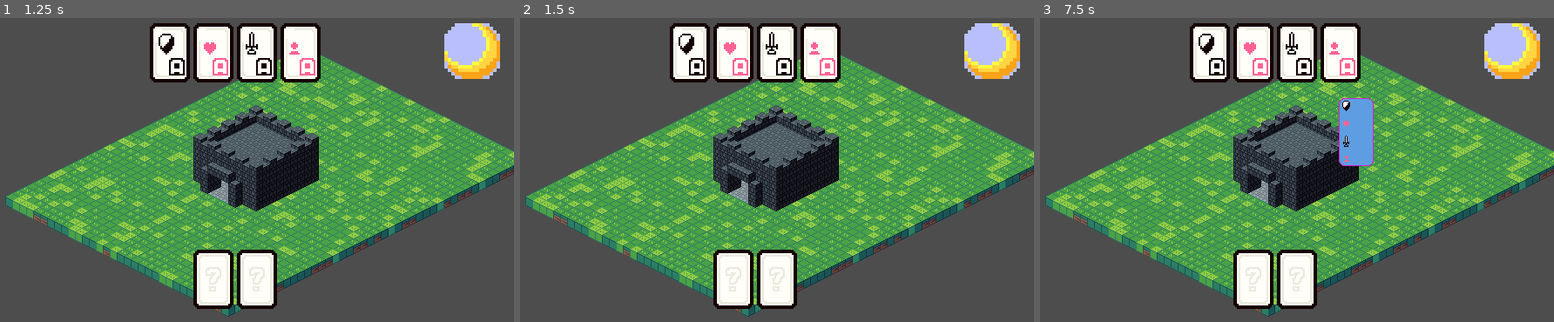
Above: before the commit, frames 1-3 (left to right).
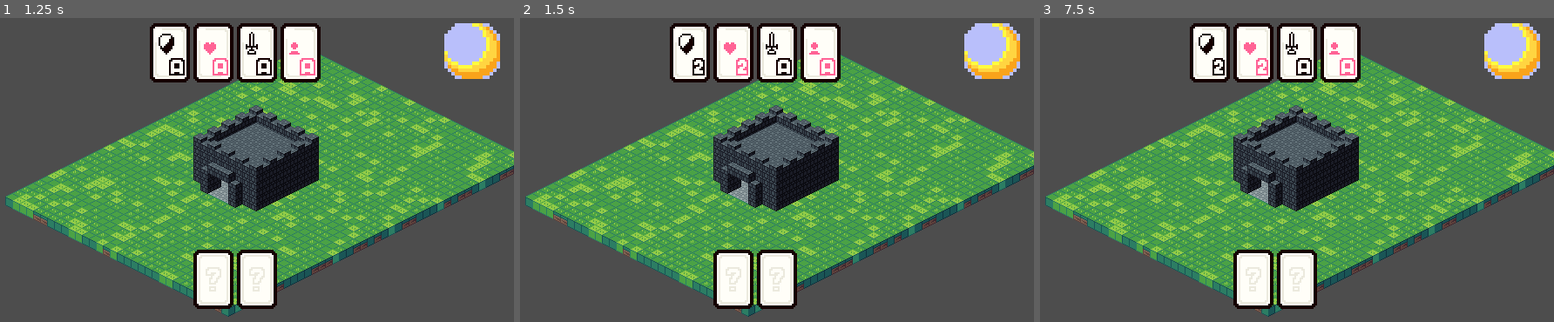
Above: after the commit, the same moments.

Repository: Lucas-Inacioo/castle-cards
Game: Godot game, scene res://scenes/main.tscn
The game is run twice, just before and just after one commit, with the same random seed, the same clock (stepped at 60 frames per second) and the same inputs.
Inputs (mouse positions are in pixels of both pictures, inside the frame that each line leads up to):
- Up to frame 1 (1.25 s): click (472, 51) at 0.5 s
- Up to frame 2 (1.5 s): click (992, 51) at 1.25 s
- Up to frame 3 (7.5 s): click (1512, 51) at 2 s; tap Enter at 2.75, 4.25, 5.75 s; drag from (1276, 163) to (1332, 97) at 2.77 s; tap Space at 3.5, 5, 6.5 s; drag from (1163, 182) to (1276, 163) at 3.52 s; move the mouse to (1332, 97) at 4.27 s; click (1332, 97) at 4.42 s; drag from (1245, 227) to (1106, 118) at 5.02 s; move the mouse to (1440, 212) at 5.77 s; click (1440, 212) at 5.92 s; drag from (1106, 118) to (1276, 163) at 6.52 s; move the mouse to (1302, 166) at 7.27 s; click (1302, 166) at 7.42 s

Frame 1 is identical in both runs. In frame 2, 0.1% of the frame differs, in the area x 32-45%, y 13-19%; in frame 3, 1.6%, in the area x 32-65%, y 13-49%.

Commit message:
Trying shadows

Diff:
--- /dev/null
+++ b/assets/shadows.gdshader
@@ -0,0 +1,32 @@
+shader_type canvas_item;
+render_mode unshaded;
+
+uniform vec4 color : source_color;
+uniform float angle : hint_range(0,360);
+uniform float max_dist : hint_range(0,1000) = 100;
+uniform sampler2D gradientTexture;
+
+vec4 get_gradient_color(float position) {
+    return texture(gradientTexture, vec2(position, 0.5));
+}
+
+void fragment() {
+    float ang_rad = angle * 3.1416 / 180.0;
+    vec2 dir = vec2(sin(ang_rad),cos(ang_rad));
+    vec2 at = screen_uv_to_sdf(SCREEN_UV);
+    float accum = 0.0;
+    while(accum < max_dist) {
+        float d = texture_sdf(at);
+        accum+=d;
+        if (d < 0.01) {
+            break;
+        }
+        at += d * dir;
+    }
+    float alpha = 1.0-min(1.0,accum/max_dist);
+
+    // the gradient controls the falloff of the shadow
+    alpha = get_gradient_color(alpha).r;
+
+    COLOR = vec4(color.rgb,alpha * color.a);
+}
--- /dev/null
+++ b/scenes/cards_container.gd
@@ -0,0 +1,7 @@
+extends HBoxContainer
+
+func upgrade_card_completed(card_type: GameData.CardType) -> void:
+  for card in get_children():
+    if card.card_type == card_type:
+      card.update_card_display()
+      break
--- a/scenes/main.tscn
+++ b/scenes/main.tscn
@@ -1,8 +1,10 @@
-[gd_scene load_steps=17 format=4 uid="uid://cesq67uqhe7y4"]
+[gd_scene load_steps=22 format=4 uid="uid://cesq67uqhe7y4"]
 
 [ext_resource type="Script" uid="uid://j26ihxg5u3dv" path="res://scripts/main.gd" id="1_ig7tw"]
 [ext_resource type="Texture2D" uid="uid://cbqmfg4bv8leq" path="res://assets/blocks.tres" id="2_0wfyh"]
 [ext_resource type="Script" uid="uid://dy25e6tep5878" path="res://scripts/camera_movement.gd" id="2_o6xl0"]
+[ext_resource type="Script" uid="uid://dkrfncih148n2" path="res://scenes/cards_container.gd" id="5_85g3d"]
+[ext_resource type="Shader" uid="uid://fh0nj08bpv34" path="res://assets/shadows.gdshader" id="5_choun"]
 [ext_resource type="PackedScene" uid="uid://c3eqr8wutwr6t" path="res://scenes/player_castle.tscn" id="5_tbgi4"]
 [ext_resource type="Texture2D" uid="uid://pfr2n6jbno3r" path="res://assets/Cards.png" id="5_tefeu"]
 [ext_resource type="Texture2D" uid="uid://cmqdmrted7qy2" path="res://assets/Moon.png" id="6_tefeu"]
@@ -110,6 +112,19 @@
 tile_size = Vector2i(16, 8)
 sources/0 = SubResource("TileSetAtlasSource_sugp2")
 
+[sub_resource type="Gradient" id="Gradient_choun"]
+
+[sub_resource type="GradientTexture2D" id="GradientTexture2D_ya4ey"]
+gradient = SubResource("Gradient_choun")
+fill_to = Vector2(0.43, 0)
+
+[sub_resource type="ShaderMaterial" id="ShaderMaterial_ya4ey"]
+shader = ExtResource("5_choun")
+shader_parameter/color = Color(0, 0, 0, 0)
+shader_parameter/angle = 141.0000066975
+shader_parameter/max_dist = 20.00000095
+shader_parameter/gradientTexture = SubResource("GradientTexture2D_ya4ey")
+
 [sub_resource type="AtlasTexture" id="AtlasTexture_o6xl0"]
 atlas = ExtResource("5_tefeu")
 region = Rect2(1, 1, 23, 34)
@@ -134,8 +149,9 @@
 atlas = ExtResource("5_tefeu")
 region = Rect2(351, 37, 23, 34)
 
-[node name="Main" type="Node2D"]
+[node name="Main" type="Node2D" node_paths=PackedStringArray("card_container")]
 script = ExtResource("1_ig7tw")
+card_container = NodePath("UI/Control/CardsContainer/CenterContainer/CardsAvailable")
 
 [node name="Camera2D" type="Camera2D" parent="."]
 script = ExtResource("2_o6xl0")
@@ -149,6 +165,11 @@
 
 [node name="PlayerCastle" parent="TileSet" instance=ExtResource("5_tbgi4")]
 position = Vector2(0, -1)
+
+[node name="Polygon2D" type="Polygon2D" parent="."]
+material = SubResource("ShaderMaterial_ya4ey")
+polygon = PackedVector2Array(-264, 153, 297, 156, 299, -165, -267, -167)
+uv = PackedVector2Array(-264, 153, 297, 156, 299, -165, -267, -167)
 
 [node name="UI" type="CanvasLayer" parent="."]
 
@@ -182,6 +203,7 @@
 [node name="CardsAvailable" type="HBoxContainer" parent="UI/Control/CardsContainer/CenterContainer"]
 layout_mode = 2
 size_flags_horizontal = 6
+script = ExtResource("5_85g3d")
 
 [node name="ShieldCard" type="TextureRect" parent="UI/Control/CardsContainer/CenterContainer/CardsAvailable"]
 custom_minimum_size = Vector2(46, 68)
@@ -269,3 +291,5 @@
 expand_mode = 1
 script = ExtResource("8_tipki")
 slot_type = 1
+
+[connection signal="pressed" from="UI/Control/MoonContainer/MoonButton" to="." method="_end_day_button_pressed"]
--- a/scenes/player_castle.tscn
+++ b/scenes/player_castle.tscn
@@ -159,6 +159,7 @@
 tile_set = SubResource("TileSet_lw7r8")
 
 [node name="HoverArea" type="Area2D" parent="Tilemap"]
+visible = false
 z_index = 10
 disable_mode = 1
 
--- a/scripts/card_instance.gd
+++ b/scripts/card_instance.gd
@@ -20,3 +20,13 @@
   }
 
   return return_data
+
+func update_card_display() -> void:
+  var card_status = GameData.cards_status[card_type]
+  var upgrade_level = card_status.upgrade_level
+
+  const ATLAS_CELL_WIDTH = 25
+  texture.region.position = Vector2(
+	ATLAS_CELL_WIDTH * upgrade_level + 1,
+	texture.region.position.y,
+  )
--- a/scripts/game_data.gd
+++ b/scripts/game_data.gd
@@ -13,5 +13,52 @@
 	UPGRADE,
 }
 
+var card_data = {
+	CardType.ATTACK: {
+		"name": "Attack",
+		"description": "Increases your new unit's attack power.",
+		"texture_path": "res://assets/cards/attack_card.png",
+	},
+	CardType.DEFENSE: {
+		"name": "Defense",
+		"description": "Enhances your new unit's defenses.",
+		"texture_path": "res://assets/cards/defense_card.png",
+	},
+	CardType.HEALTH: {
+		"name": "Health",
+		"description": "Boosts your castle's health.",
+		"texture_path": "res://assets/cards/health_card.png",
+	},
+	CardType.PEOPLE: {
+		"name": "People",
+		"description": "Creates a new unit with current defense and attack.",
+		"texture_path": "res://assets/cards/people_card.png",
+	},
+}
+
+var cards_status = {
+	CardType.ATTACK: {
+		upgrade_level = 0,
+		is_upgrading = true,
+		rounds_until_upgrade_complete = 2,
+	},
+	CardType.DEFENSE: {
+		upgrade_level = 0,
+		is_upgrading = true,
+		rounds_until_upgrade_complete = 2,
+	},
+	CardType.HEALTH: {
+		upgrade_level = 0,
+		is_upgrading = false,
+		rounds_until_upgrade_complete = 0,
+	},
+	CardType.PEOPLE: {
+		upgrade_level = 0,
+		is_upgrading = false,
+		rounds_until_upgrade_complete = 0,
+	},
+}
+
 var current_resource_card: GameData.CardType = GameData.CardType.NONE
 var current_upgrade_card: GameData.CardType = GameData.CardType.NONE
+var current_day: int = 1
--- a/scripts/main.gd
+++ b/scripts/main.gd
@@ -1,3 +1,26 @@
 extends Node2D
 
+#region Children Nodes
+@export var card_container: HBoxContainer
+#endregion
+
 func _ready() -> void: 	get_window().content_scale_factor = 0.1
+
+func _end_day_button_pressed() -> void:
+	GameData.current_day += 1
+
+	_check_cards_upgrade()
+
+func _check_cards_upgrade() -> void:
+	for card_type in GameData.CardType.values():
+		if card_type == GameData.CardType.NONE:
+			continue
+
+		var card_status = GameData.cards_status[card_type]
+		if card_status.is_upgrading:
+			card_status.rounds_until_upgrade_complete -= 1
+			if card_status.rounds_until_upgrade_complete <= 0:
+				card_status.is_upgrading = false
+				card_status.upgrade_level += 1
+				GameData.cards_status[card_type] = card_status
+				card_container.upgrade_card_completed(card_type)
Not shown, added: assets/shadows.gdshader.uid
Not shown, added: scenes/cards_container.gd.uid
